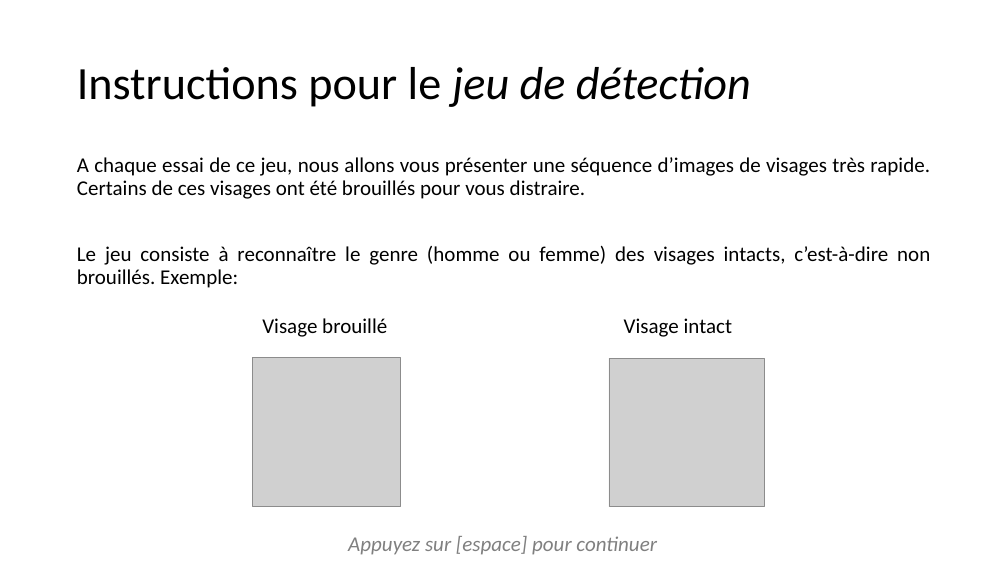
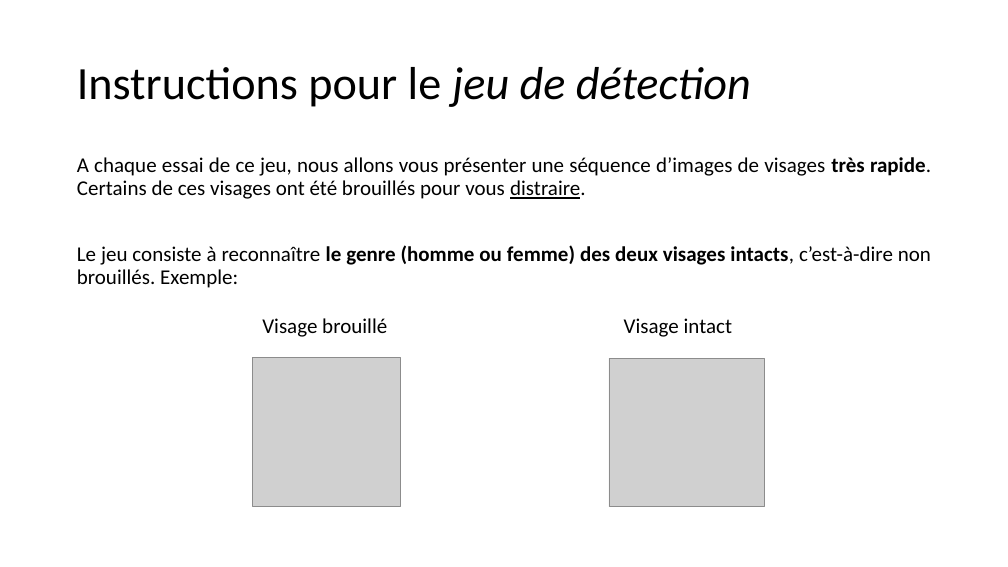
Before and after one commit to MBB-team/Online_Testing, a slide deck: slide 3 of Emotion_Regulation_JS/instructions/instructionsDiapo.pptx. Drawn at 1008x567 pixels with LibreOffice and Linux fonts; fonts in the diff are those of the drawing; grey boxes stand for pictures. Boxes give left, top, right and bottom in pixels: in the first picture for what was removed or moved away, otherwise in the second. Text is boxed around its words. In the diff, an @@ line names an element or a change of style, - is before the commit and + after.

```diff
--- a/Emotion_Regulation_JS/instructions/instructionsDiapo.pptx
+++ b/Emotion_Regulation_JS/instructions/instructionsDiapo.pptx
@@ text at (77,157,931,199): bold on in "très rapide."; underline on in "distraire." @@
@@ text at (77,245,931,288): text changed @@
-Le jeu consiste à reconnaître le genre (homme ou femme) des visages intacts, c’est-à-dire non brouillés. Exemple:
+Le jeu consiste à reconnaître le genre (homme ou femme) des deux visages intacts, c’est-à-dire non brouillés. Exemple:
@@ text removed at (348,536,657,555) @@
-Appuyez sur [espace] pour continuer
```
Also in this commit, not shown: 6 other slides changed, 4 slides added, 4 slides removed, 16 other files.
